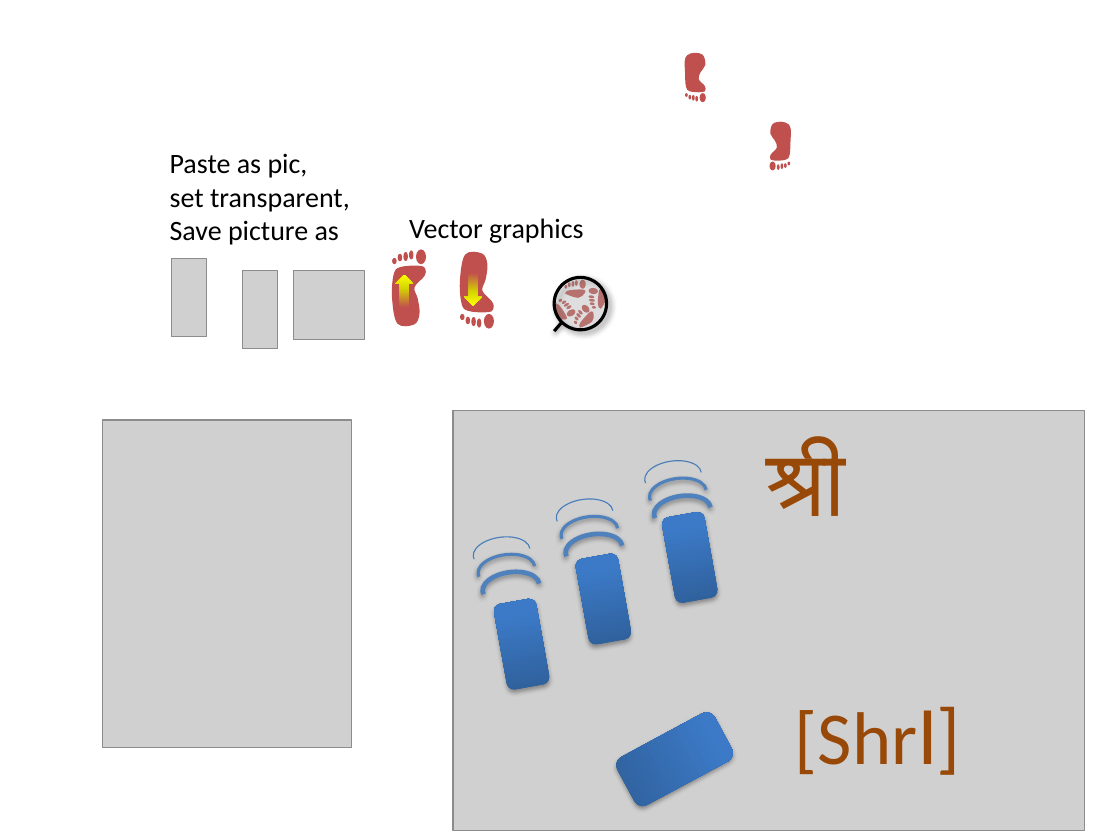
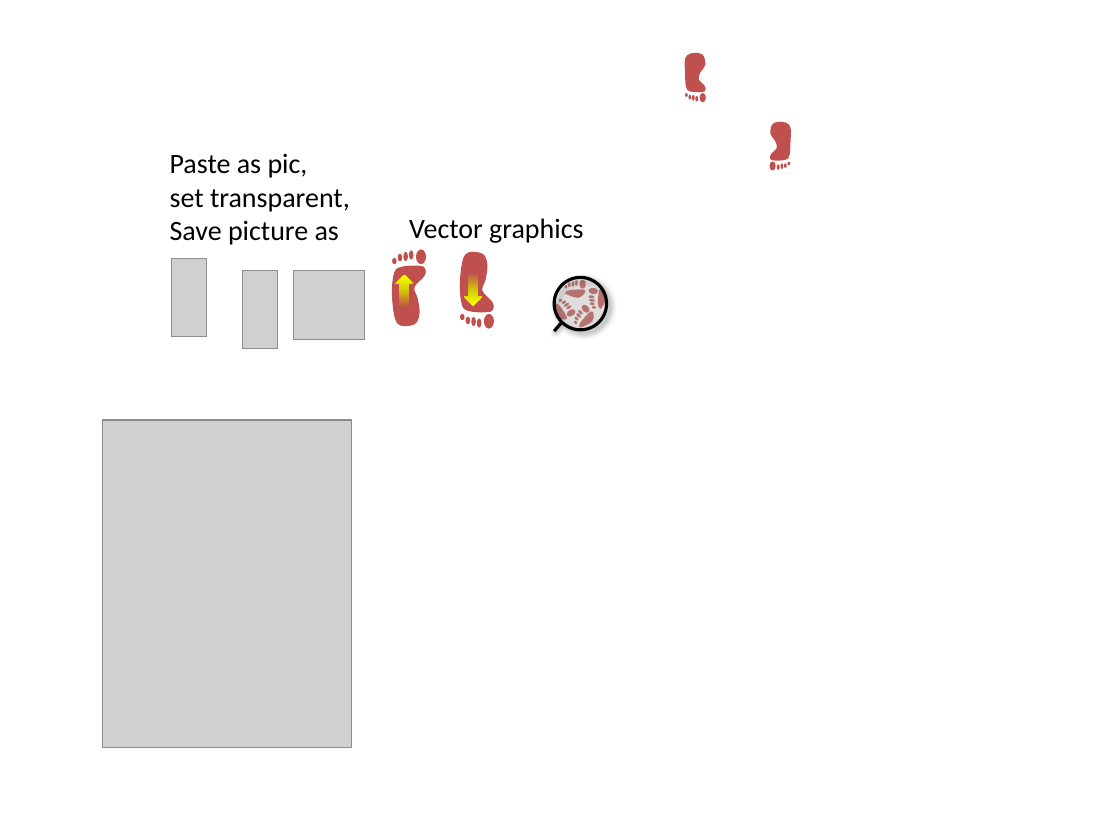
Before and after one commit to sudeeprp/GitaPower, a slide deck: slide 5 of feeder/tools/pics-making.pptx. Drawn at 1120x840 pixels with LibreOffice and Linux fonts; fonts in the diff are those of the drawing; grey boxes stand for pictures. Boxes give left, top, right and bottom in pixels: in the first picture for what was removed or moved away, otherwise in the second. Text is boxed around its words. In the diff, an @@ line names an element or a change of style, - is before the commit and + after.

```diff
--- a/feeder/tools/pics-making.pptx
+++ b/feeder/tools/pics-making.pptx
@@ picture removed at box(452, 411, 1084, 831) @@
@@ text removed at box(766, 443, 846, 516) @@
-श्री
@@ arc (boxed as its full ellipse) removed at box(642, 458, 703, 496) @@
@@ arc (boxed as its full ellipse) removed at box(648, 474, 709, 512) @@
@@ arc (boxed as its full ellipse) removed at box(554, 496, 614, 534) @@
@@ arc (boxed as its full ellipse) removed at box(652, 492, 713, 530) @@
@@ arc (boxed as its full ellipse) removed at box(471, 534, 532, 572) @@
@@ arc (boxed as its full ellipse) removed at box(559, 512, 620, 550) @@
@@ arc (boxed as its full ellipse) removed at box(564, 530, 625, 568) @@
@@ rounded rectangle removed at box(661, 511, 718, 603) @@
@@ arc (boxed as its full ellipse) removed at box(476, 551, 537, 588) @@
@@ arc (boxed as its full ellipse) removed at box(481, 568, 542, 606) @@
@@ rounded rectangle removed at box(575, 552, 632, 645) @@
@@ rounded rectangle removed at box(493, 597, 550, 690) @@
@@ rounded rectangle removed at box(613, 708, 737, 809) @@
@@ text removed at box(795, 706, 961, 775) @@
-[ShrI]
```
Also in this commit, not shown: 2 other slides changed, 5 other files.
